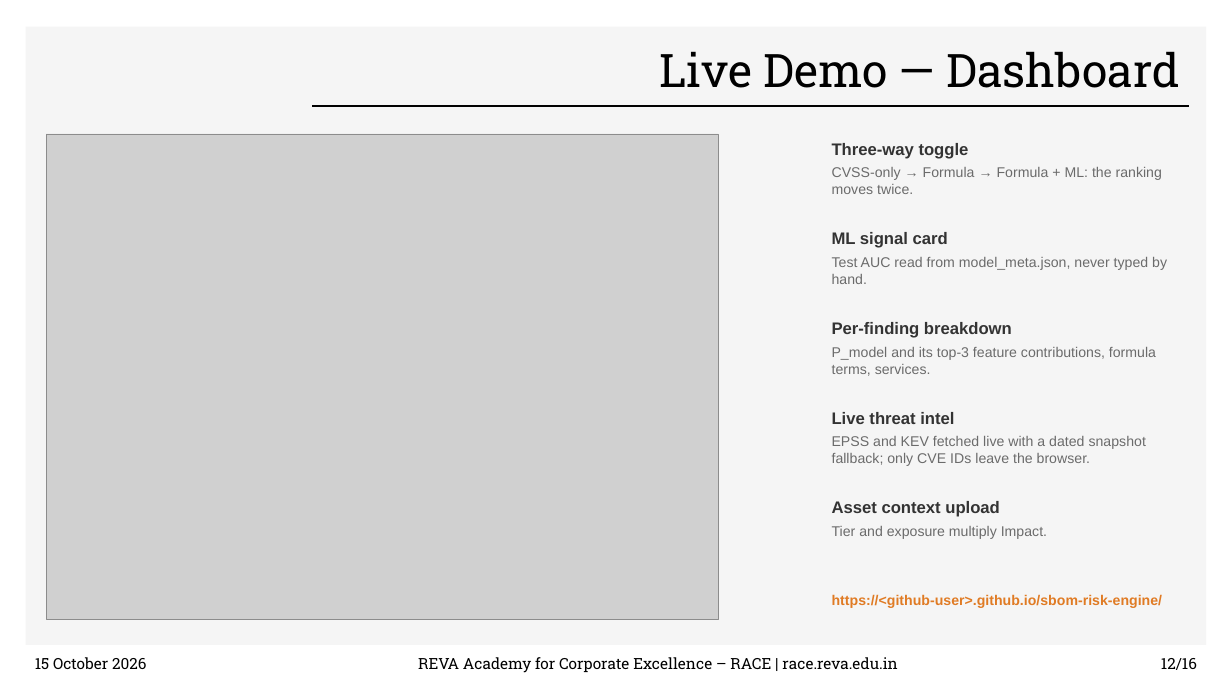
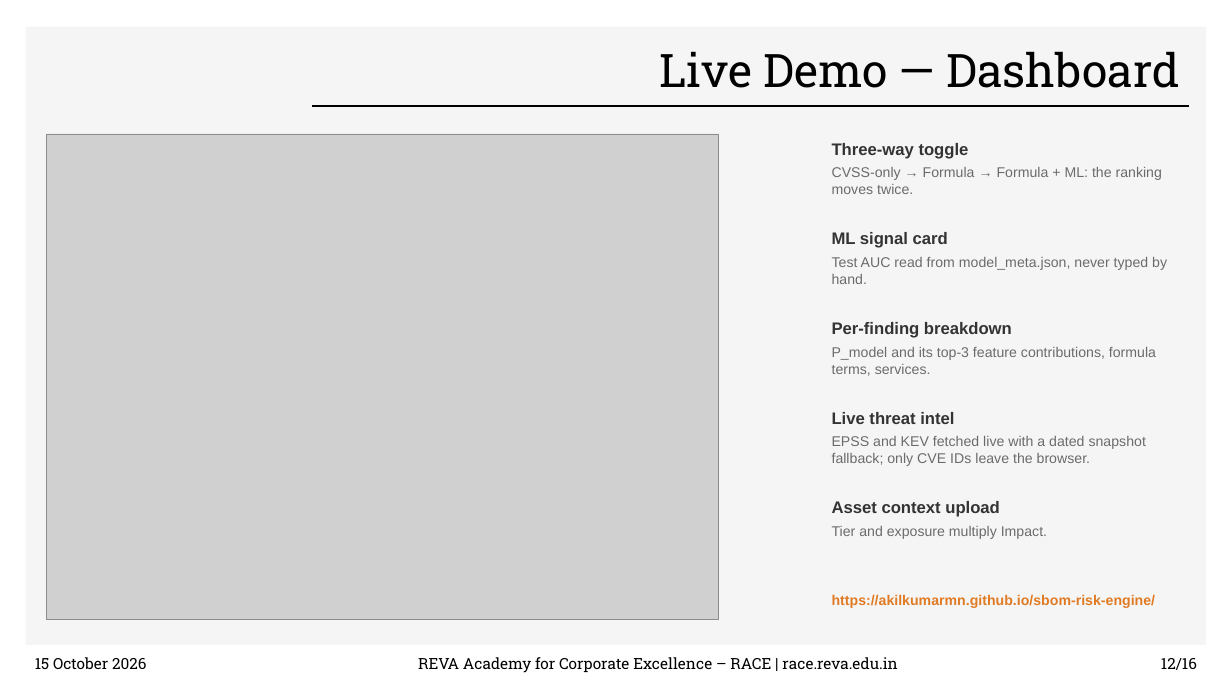
Before and after one commit to akilkumarmn/sbom-risk-engine, a slide deck: slide 12 of docs/deck/Cap2_SBOM_Risk_Engine_results.pptx. Drawn at 1232x693 pixels with LibreOffice and Linux fonts; fonts in the diff are those of the drawing; grey boxes stand for pictures; background and template pictures are left out. Boxes give left, top, right and bottom in pixels: in the first picture for what was removed or moved away, otherwise in the second. Text is boxed around its words. In the diff, an @@ line names an element or a change of style, - is before the commit and + after.

Commit message:
Add live dashboard URL

```diff
--- a/docs/deck/Cap2_SBOM_Risk_Engine_results.pptx
+++ b/docs/deck/Cap2_SBOM_Risk_Engine_results.pptx
@@ text at box(832, 594, 1156, 608): text changed @@
-https://<github-user>.github.io/sbom-risk-engine/
+https://akilkumarmn.github.io/sbom-risk-engine/
```
Also in this commit, not shown: 1 other file.
